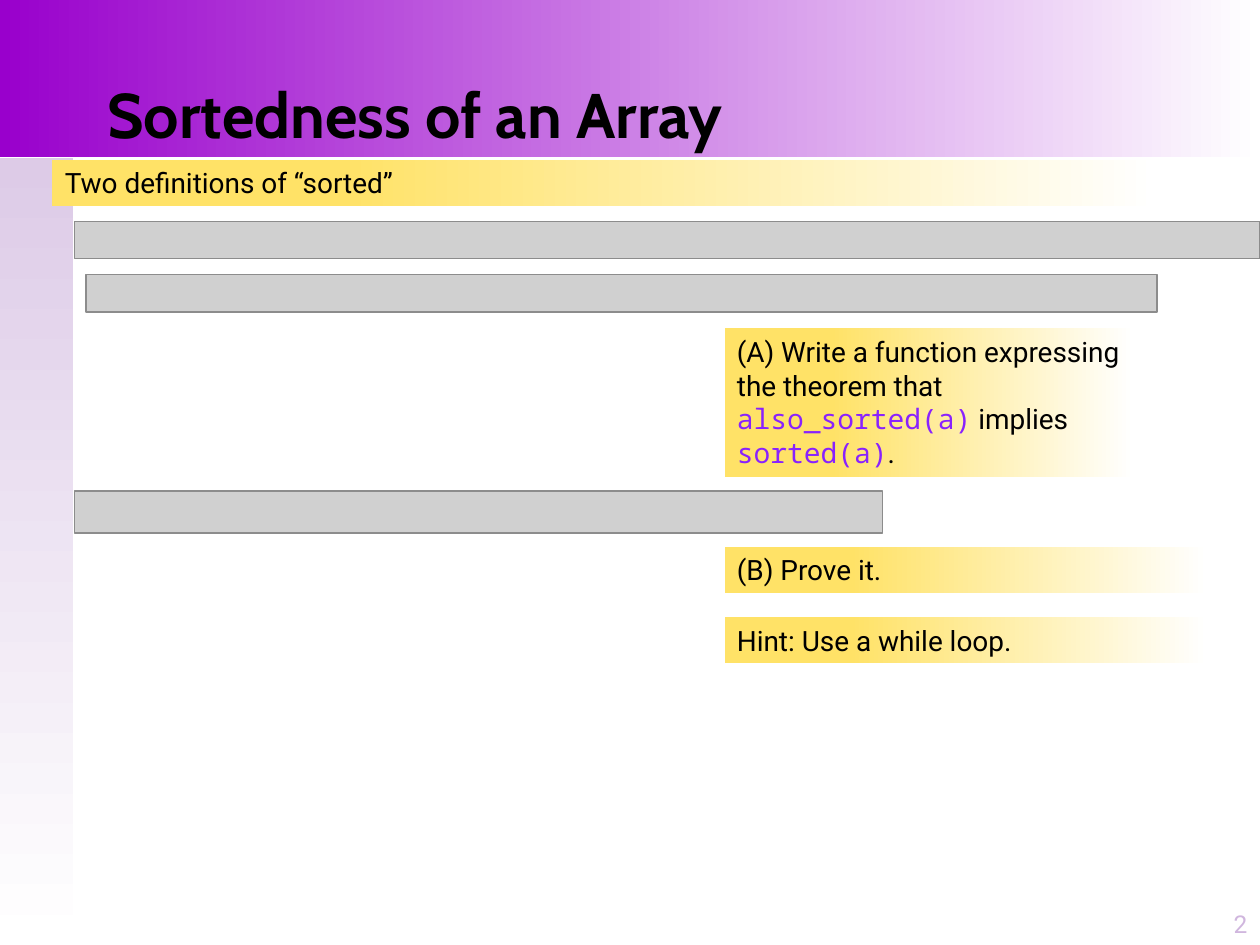
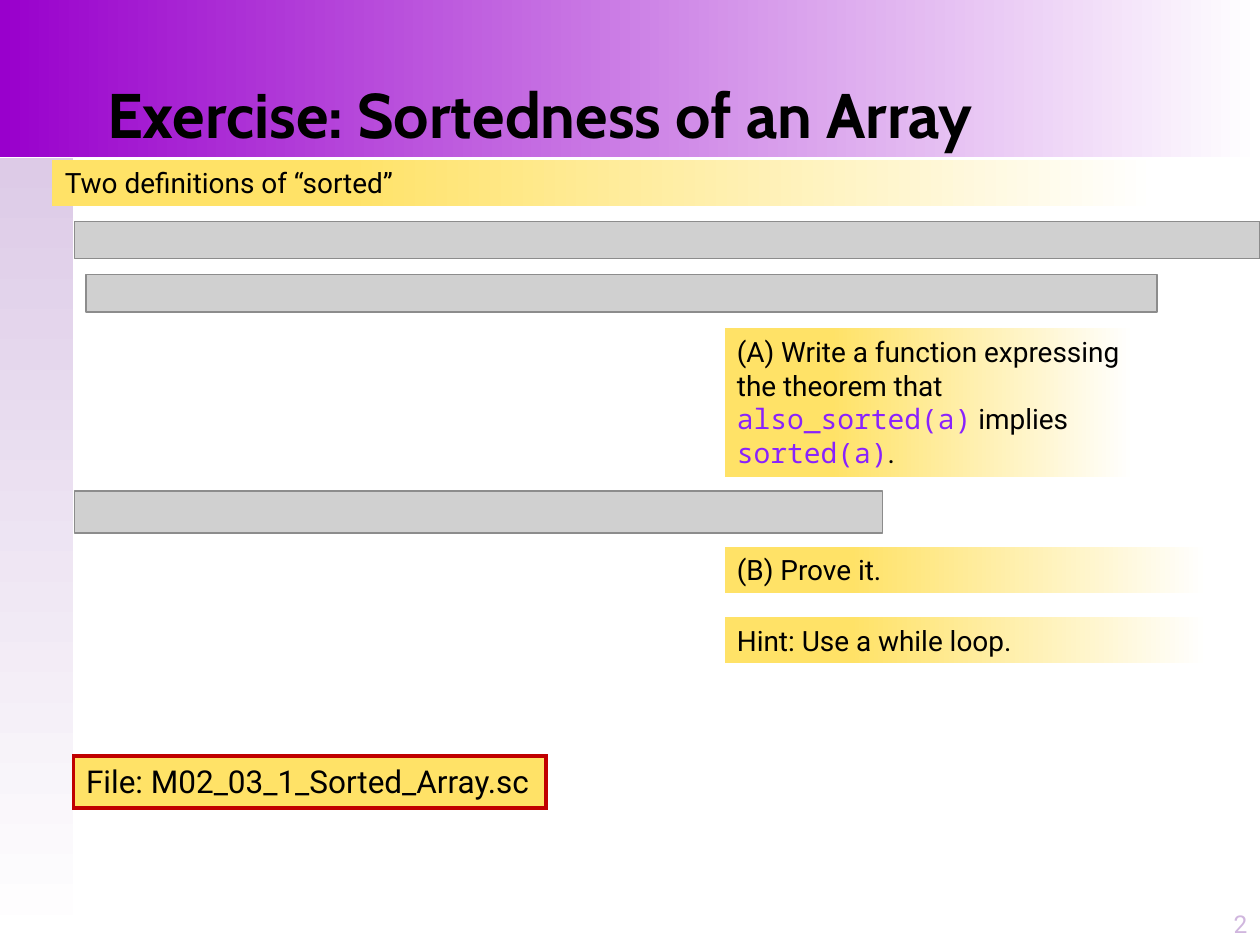
Before and after one commit to santoslab/stress24, a slide deck: slide 2 of slides/M-02-03-Exercise-Sorting.pptx. Drawn at 1260x945 pixels with LibreOffice and Linux fonts; fonts in the diff are those of the drawing; grey boxes stand for pictures. Boxes give left, top, right and bottom in pixels: in the first picture for what was removed or moved away, otherwise in the second. Text is boxed around its words. In the diff, an @@ line names an element or a change of style, - is before the commit and + after.

```diff
--- a/slides/M-02-03-Exercise-Sorting.pptx
+++ b/slides/M-02-03-Exercise-Sorting.pptx
@@ title at <box>107,85,972,153</box>: text changed @@
-Sortedness of an Array
+Exercise: Sortedness of an Array
@@ rectangle added at <box>73,756,546,809</box>, fill #FFE267, outline #C00000 2 pt, 18 pt, text #000000 @@
+File: M02_03_1_Sorted_Array.sc
```
Also in this commit, not shown: 2 other slides changed, 7 other files.
